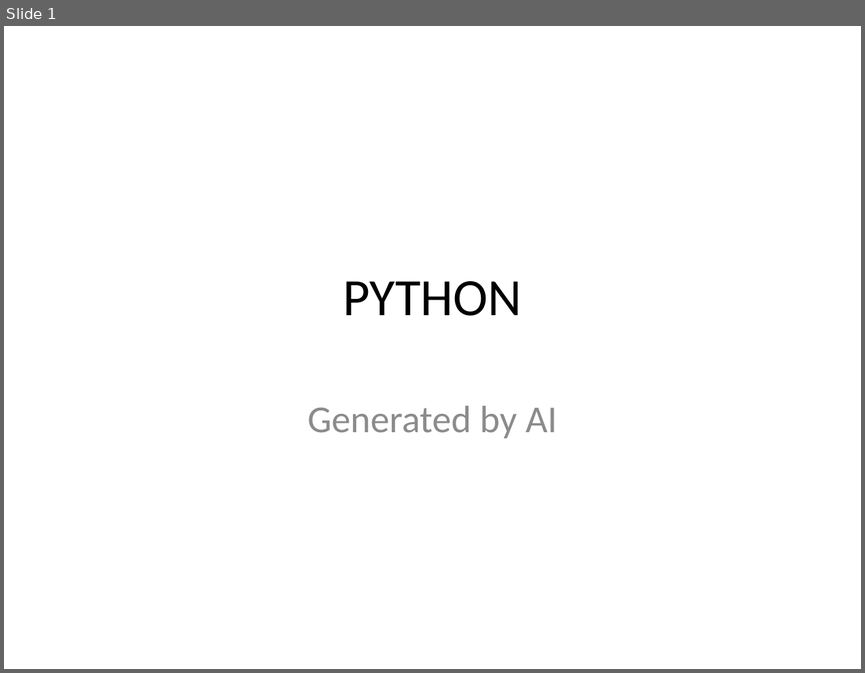
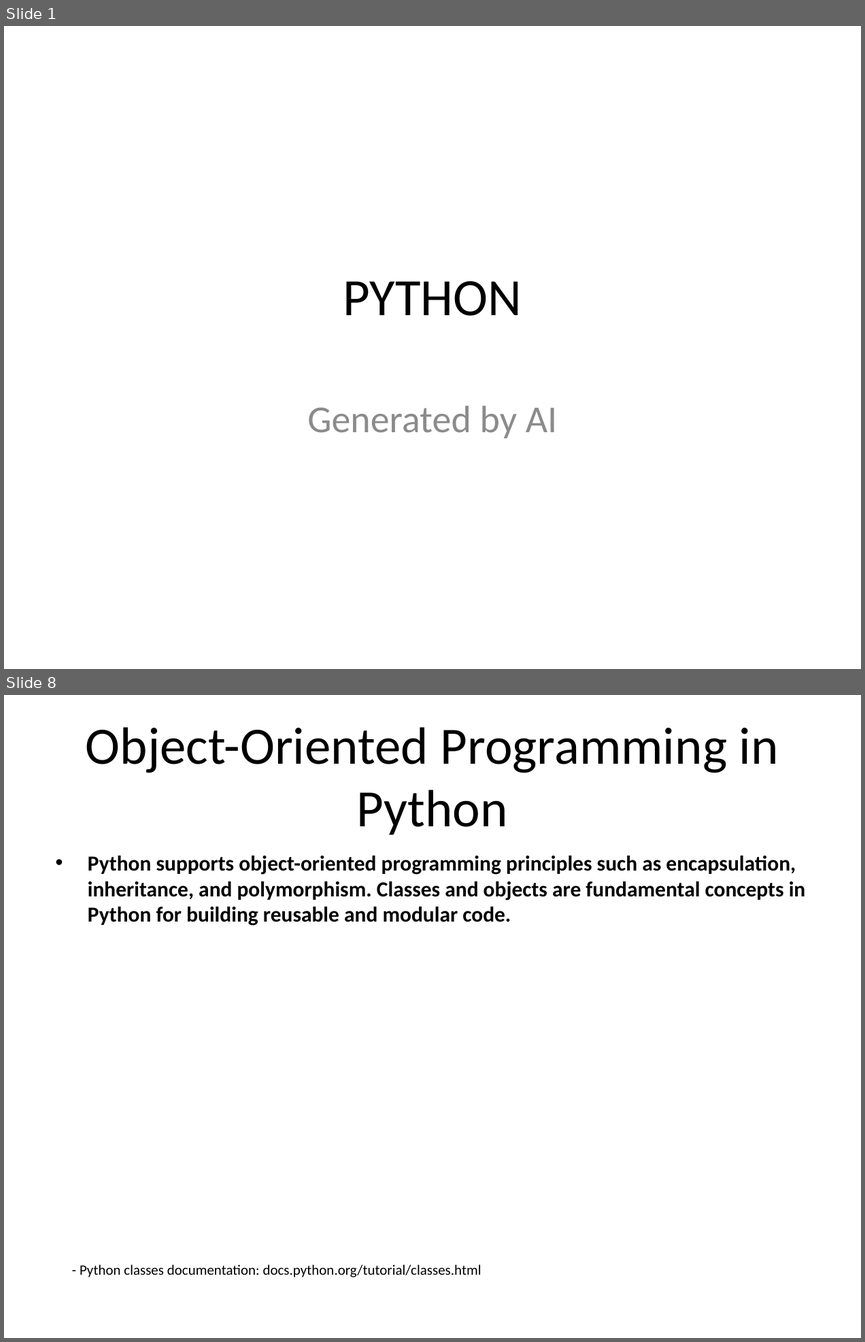
Before and after one commit to infrasvc-magang/test, a slide deck: backend/project/PPTX/Python_presentation.pptx. Shown one above the other, each under a label of ours: slide 1 before the commit, slides 1 and 8 after it; the slides between them are not shown. The pictures are 865x673 and 865x1342 pixels, drawn with LibreOffice and Linux fonts; fonts in the diff are those of the drawing. Boxes give left, top, right and bottom in pixels: in the first picture for what was removed or moved away, otherwise in the second. Text is boxed around its words. In the diff, an @@ line names an element or a change of style, - is before the commit and + after.

```diff
--- a/backend/project/PPTX/Python_presentation.pptx
+++ b/backend/project/PPTX/Python_presentation.pptx
@@ slide 8 added at <box>4,695,861,1338</box>, background #FFFFFF @@
@@ title added at <box>86,727,779,835</box>, 44 pt, text #000000 @@
+Object-Oriented Programming in Python
@@ text added at <box>88,855,806,926</box>, 18 pt, text #000000, bold @@
+• Python supports object-oriented programming principles such as encapsulation, inheritance, and polymorphism. Classes and objects are fundamental concepts in Python for building reusable and modular code.
@@ text added at <box>79,1264,481,1277</box>, 12 pt, text #000000 @@
+- Python classes documentation: docs.python.org/tutorial/classes.html
```
Also in this commit, not shown: 7 slides changed, 2 other slides added, 3 slides removed, 5 other files.
